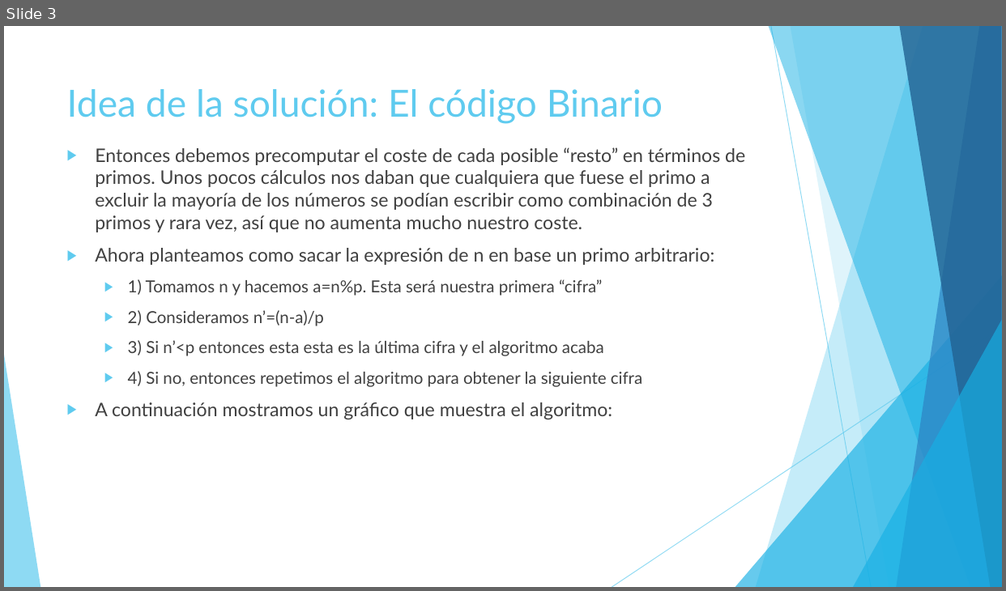
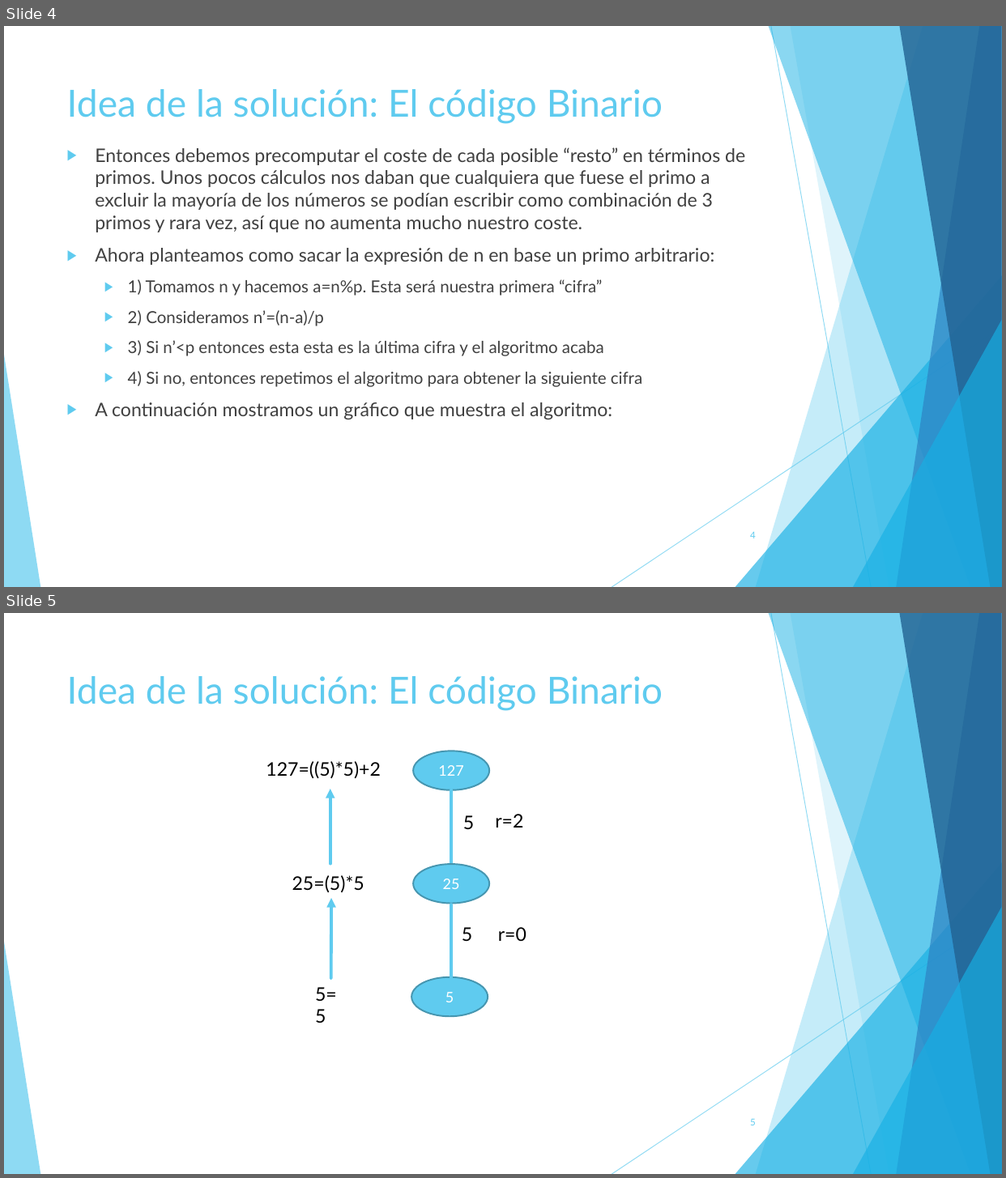
Before and after one commit to jsainero/reto_accenture, a slide deck: Reto Accenture.pptx. Shown one above the other, each under a label of ours: slide 3 before the commit, slides 4 and 5 after it. The pictures are 1006x591 and 1006x1178 pixels, drawn with LibreOffice and Linux fonts; fonts in the diff are those of the drawing. Boxes give left, top, right and bottom in pixels: in the first picture for what was removed or moved away, otherwise in the second. Text is boxed around its words. In the diff, an @@ line names an element or a change of style, - is before the commit and + after.

```diff
--- a/Reto Accenture.pptx
+++ b/Reto Accenture.pptx
@@ slide 5 added at [4,613,1002,1174], background #FFFFFF; not listed: 10 template elements that a slide beside it also shows @@
@@ title added at [67,676,663,711], 36 pt, text #5FCBEF @@
+Idea de la solución: El código Binario
@@ ellipse added at [414,751,490,790], fill #5FCBEF, outline #4696B1 1.5 pt, 14 pt, text #FFFFFF @@
+127
@@ text added at [266,761,381,779], 18 pt, text #000000 @@
+127=((5)*5)+2
@@ arrow added from (330, 864) to (330, 789), #5FCBEF 3 pt @@
@@ line added from (452, 790) to (452, 865), #5FCBEF 3 pt @@
@@ text added at [463,815,474,830], 18 pt, text #000000 @@
+5
@@ text added at [495,814,523,828], 18 pt, text #000000 @@
+r=2
@@ text added at [292,875,364,892], 18 pt, text #000000 @@
+25=(5)*5
@@ ellipse added at [414,865,490,904], fill #5FCBEF, outline #4696B1 1.5 pt, 14 pt, text #FFFFFF @@
+25
@@ arrow added from (331, 979) to (331, 898), #5FCBEF 3 pt @@
@@ line added from (452, 905) to (452, 979), #5FCBEF 3 pt @@
@@ text added at [462,927,472,942], 18 pt, text #000000 @@
+5
@@ text added at [498,927,526,941], 18 pt, text #000000 @@
+r=0
@@ text added at [315,987,337,1023], 18 pt, text #000000 @@
+5=5
@@ ellipse added at [412,977,488,1016], fill #5FCBEF, outline #4696B1 1.5 pt, 14 pt, text #FFFFFF @@
+5
@@ page number added at [750,1118,756,1126], 9 pt, text #5FCBEF @@
+5
@@ what was slide 3 is now slide 4 @@
@@ slide 4 changed as well @@
@@ page number added at [750,531,756,539], 9 pt, text #5FCBEF @@
+4
```
Also in this commit, not shown: 7 other slides changed, 3 other slides added, 1 other file.
